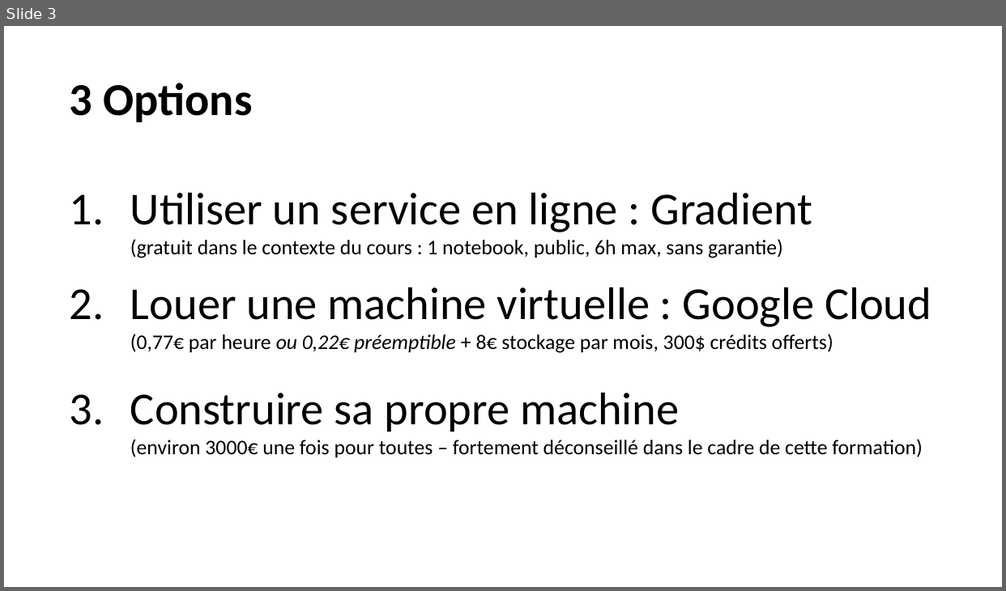
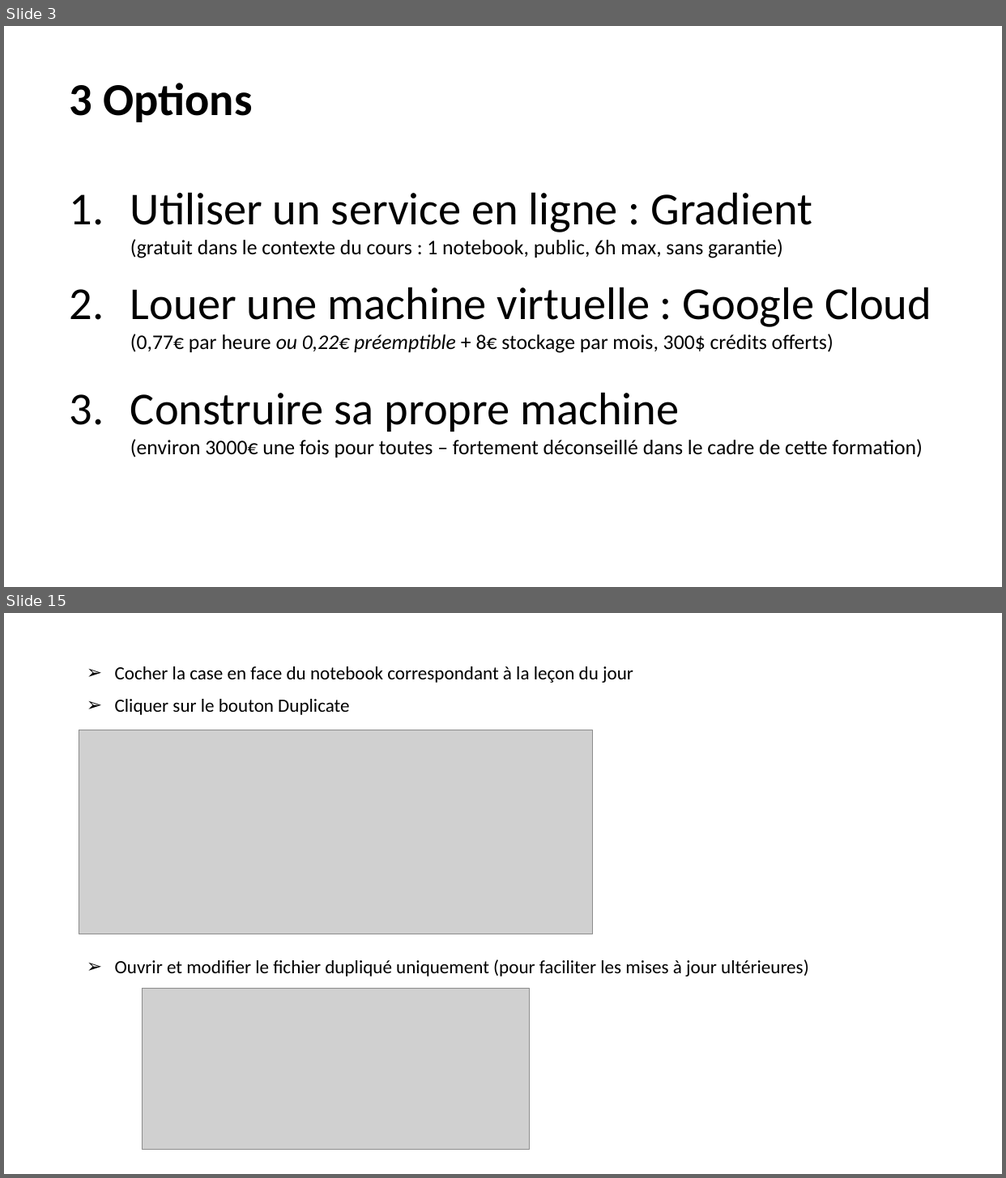
Before and after one commit to laurentprudhon/cours-deeplearning-2020, a slide deck: slides/00_environnement.pptx. Shown one above the other, each under a label of ours: slide 3 before the commit, slides 3 and 15 after it; the slides between them are not shown. The pictures are 1006x591 and 1006x1178 pixels, drawn with LibreOffice and Linux fonts; fonts in the diff are those of the drawing; grey boxes stand for pictures. Boxes give left, top, right and bottom in pixels: in the first picture for what was removed or moved away, otherwise in the second. Text is boxed around its words. In the diff, an @@ line names an element or a change of style, - is before the commit and + after.

```diff
--- a/slides/00_environnement.pptx
+++ b/slides/00_environnement.pptx
@@ slide 15 added at [4,613,1002,1174], background #FFFFFF @@
@@ text added at [115,666,633,715], 18 pt, text #000000 @@
+➢ Cocher la case en face du notebook correspondant à la leçon du jour
+➢ Cliquer sur le bouton Duplicate
@@ picture added at [79,730,592,934] @@
@@ text added at [115,960,809,977], 18 pt, text #000000 @@
+➢ Ouvrir et modifier le fichier dupliqué uniquement (pour faciliter les mises à jour ultérieures)
@@ picture added at [143,988,530,1150] @@
```
Also in this commit, not shown: 9 slides changed, 5 other slides added, 7 slides removed.
